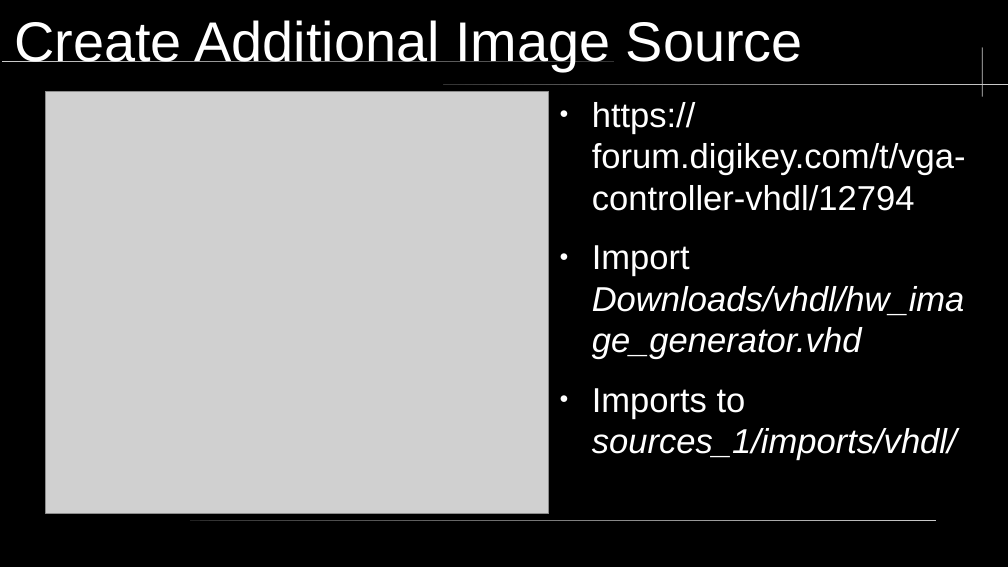
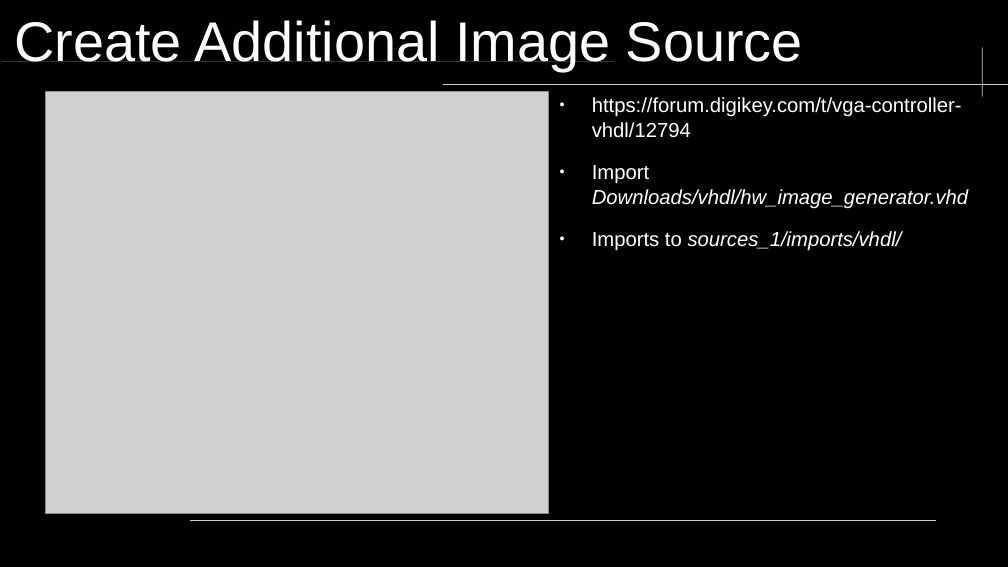
Before and after one commit to neiderm/retro_comp_fpga, a slide deck: slide 4 of docs/soc_t80_vga_mux.odp. Drawn at 1008x567 pixels with LibreOffice and Linux fonts; fonts in the diff are those of the drawing; grey boxes stand for pictures; background and template pictures are left out. Boxes give left, top, right and bottom in pixels: in the first picture for what was removed or moved away, otherwise in the second. Text is boxed around its words. In the diff, an @@ line names an element or a change of style, - is before the commit and + after.

```diff
--- a/docs/soc_t80_vga_mux.odp
+++ b/docs/soc_t80_vga_mux.odp
@@ text "https://forum.digikey.com/t/vga-controller-vhdl/12794" at bbox=[592, 97, 968, 251]: size 27.2 to 16 pt @@
```
Also in this commit, not shown: 2 other slides changed, 2 slides added, 4 other files.
